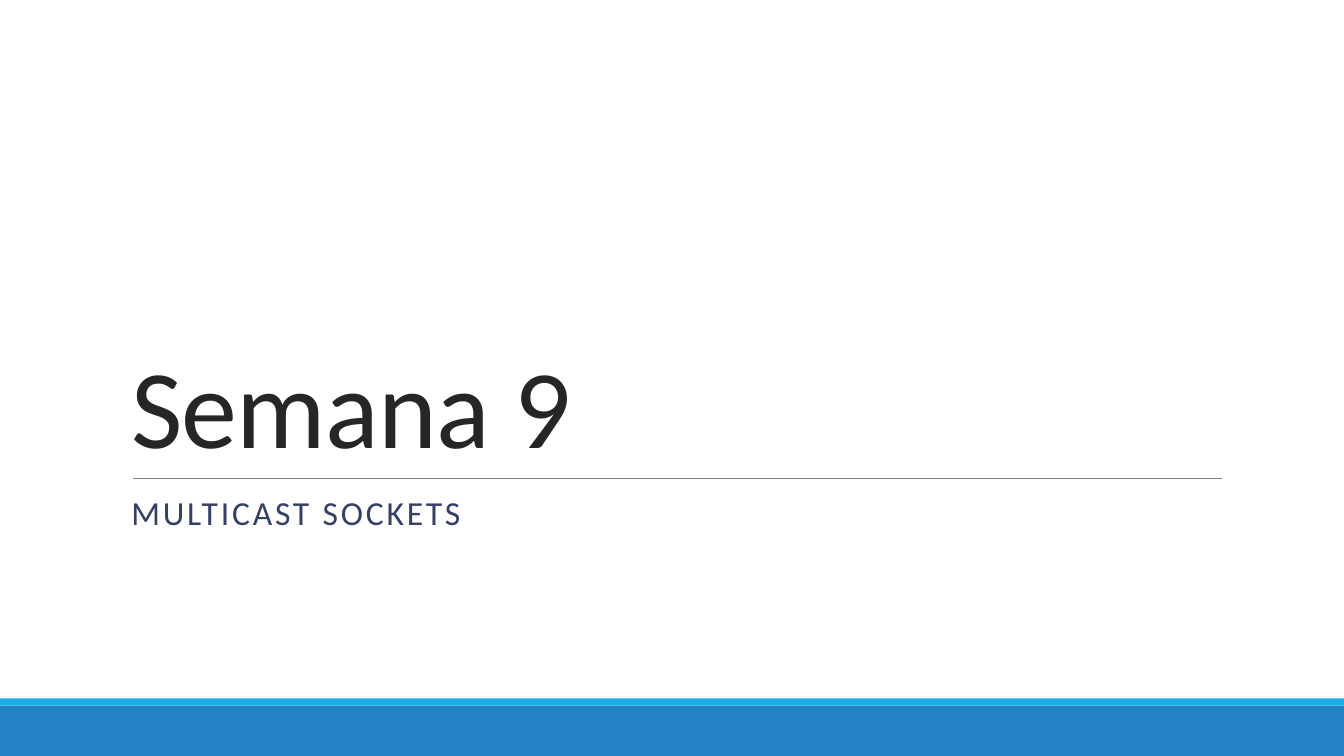
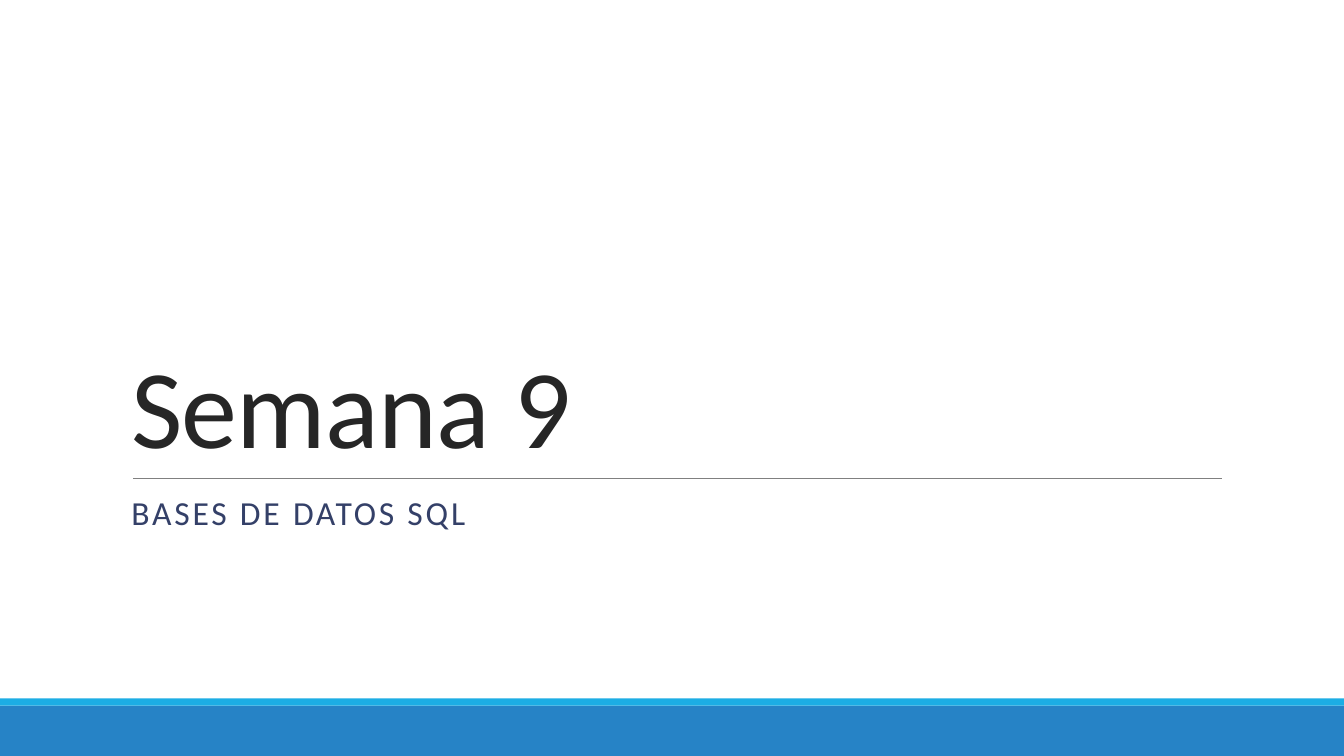
Before and after one commit to Domiciano/PrograRed201, a slide deck: slide 1 of Semana 9/Presentación.pptx. Drawn at 1344x756 pixels with LibreOffice and Linux fonts; fonts in the diff are those of the drawing. Boxes give left, top, right and bottom in pixels: in the first picture for what was removed or moved away, otherwise in the second. Text is boxed around its words. In the diff, an @@ line names an element or a change of style, - is before the commit and + after.

Commit message:
Semana 9

```diff
--- a/Semana 9/Presentación.pptx
+++ b/Semana 9/Presentación.pptx
@@ subtitle at box(131, 503, 465, 530): text changed @@
-MULTICAST SOCKETS
+BASES DE DATOS SQL
```
Also in this commit, not shown: 5 other slides changed, 5 slides added, 8 slides removed.
